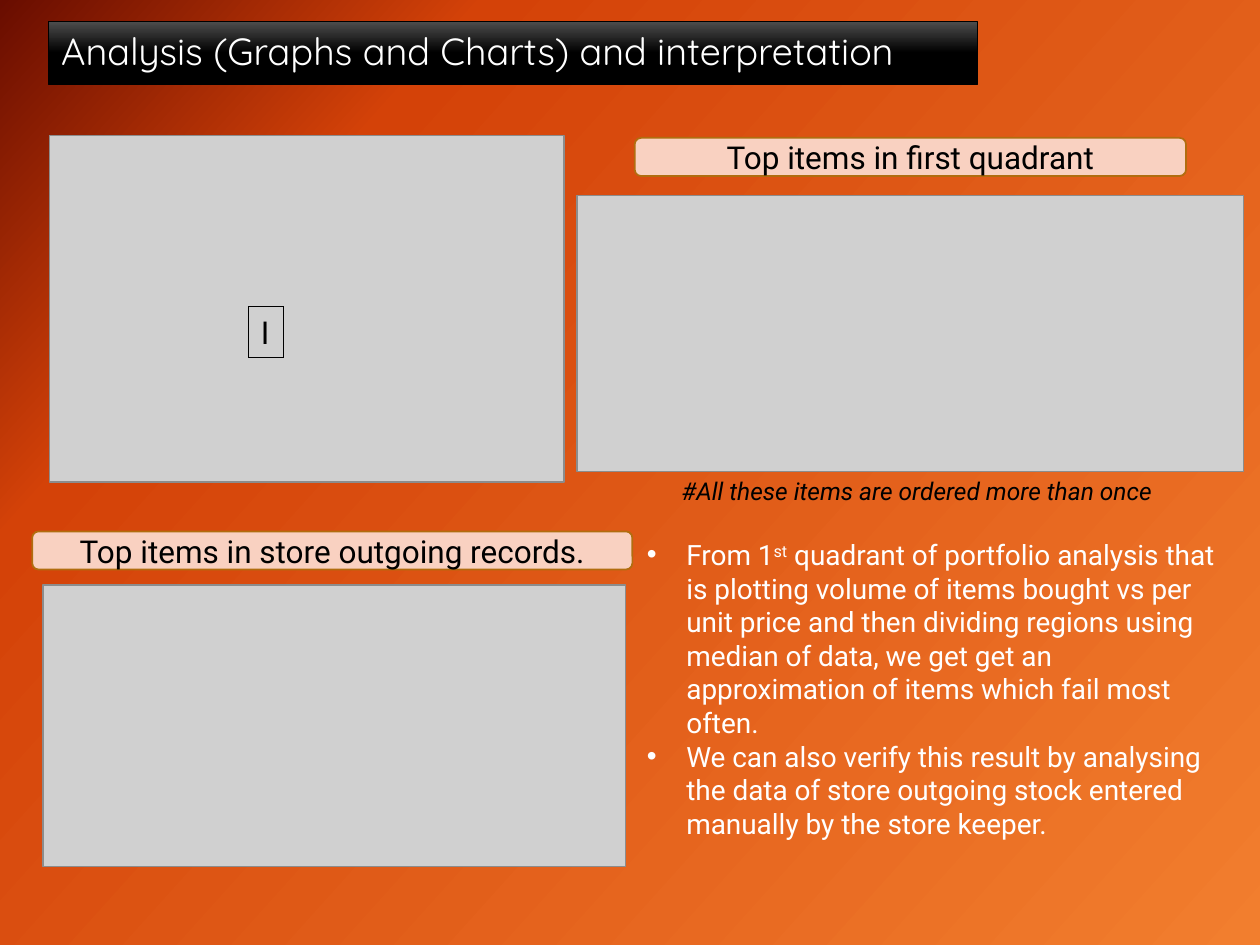
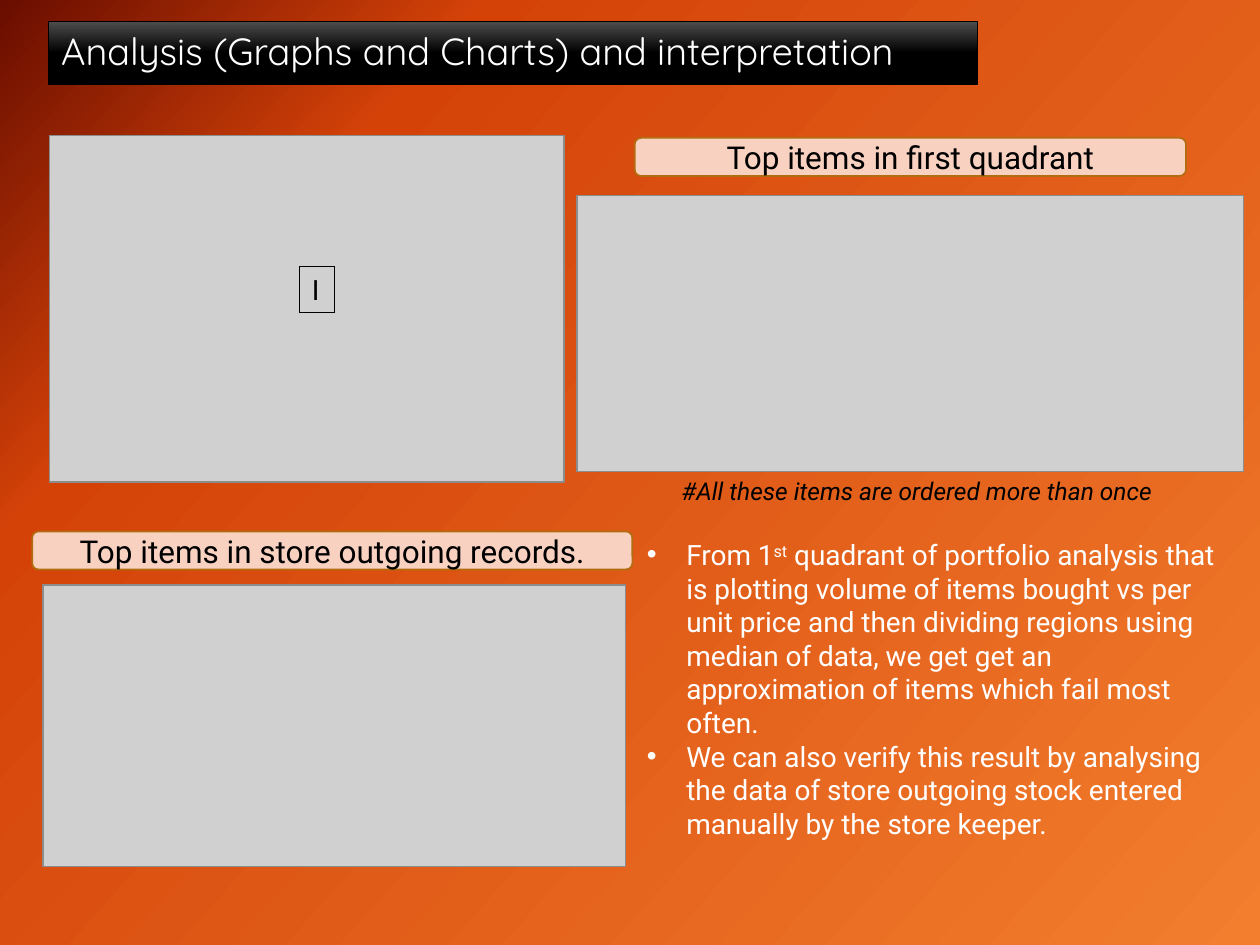
Before and after one commit to hem436/506761, a slide deck: slide 3 of MY CAPSTONE PROJECT-.pptx. Drawn at 1260x945 pixels with LibreOffice and Linux fonts; fonts in the diff are those of the drawing; grey boxes stand for pictures. Boxes give left, top, right and bottom in pixels: in the first picture for what was removed or moved away, otherwise in the second. Text is boxed around its words. In the diff, an @@ line names an element or a change of style, - is before the commit and + after.

```diff
--- a/MY CAPSTONE PROJECT-.pptx
+++ b/MY CAPSTONE PROJECT-.pptx
@@ rectangle "I": place and size @@
-rectangle "I" at [248,306,284,357]
+rectangle "I" at [300,266,335,312]
@@ rectangle "I" at [300,266,335,312]: size 18 to 16 pt @@
```
Also in this commit, not shown: 1 other slide changed, 1 other file.
